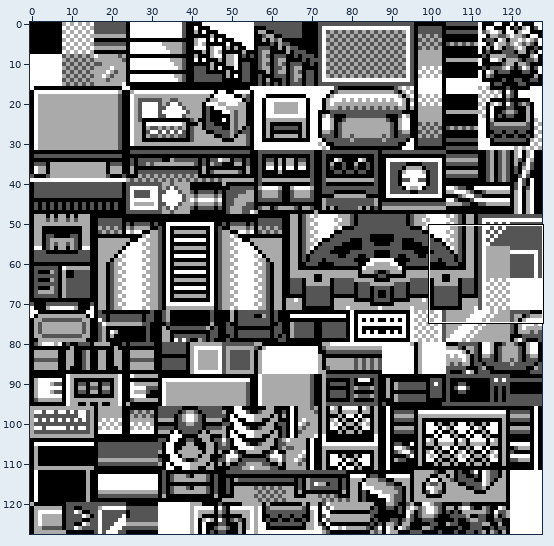
Sprite sheet, stored at gfx/tilesets/facility.png. Above: a wide view before the commit, with the close-up outlined.
Close-up. Old version:
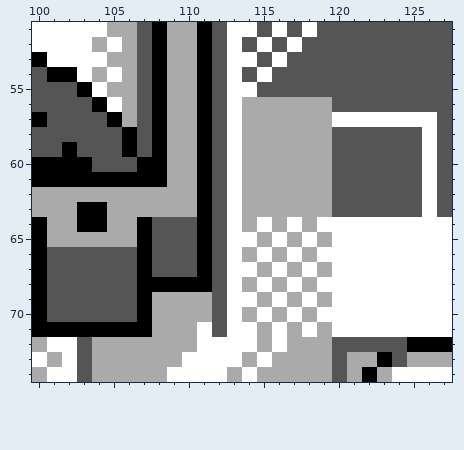
The file is 128x128 pixels. Shown: x 100..127, y 51..74.
After:
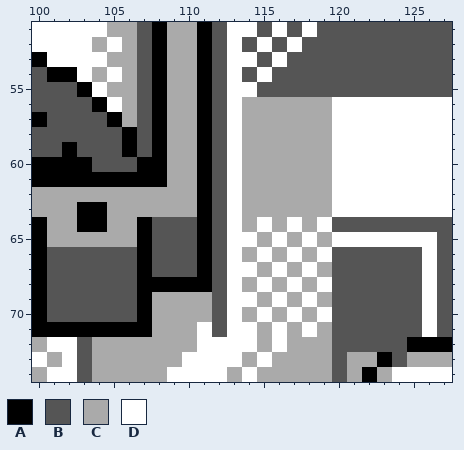
Palette (. is transparent): A #000000  B #555555  C #aaaaaa  D #ffffff
The exact change:
Changed rows in their new state; - is an unchanged pixel.
first column x 120:
56 DDDDDDDD
57 -------D
58 DDDDDD-D
59 DDDDDD-D
60 DDDDDD-D
61 DDDDDD-D
62 DDDDDD-D
63 DDDDDD-D
64 BBBBBBBB
65 -------B
66 BBBBBB-B
67 BBBBBB-B
68 BBBBBB-B
69 BBBBBB-B
70 BBBBBB-B
71 BBBBBB-B
Where, in picture pixels (left, top, right, bottom), the same in both close-ups:
changed: (332, 97, 452, 337)
